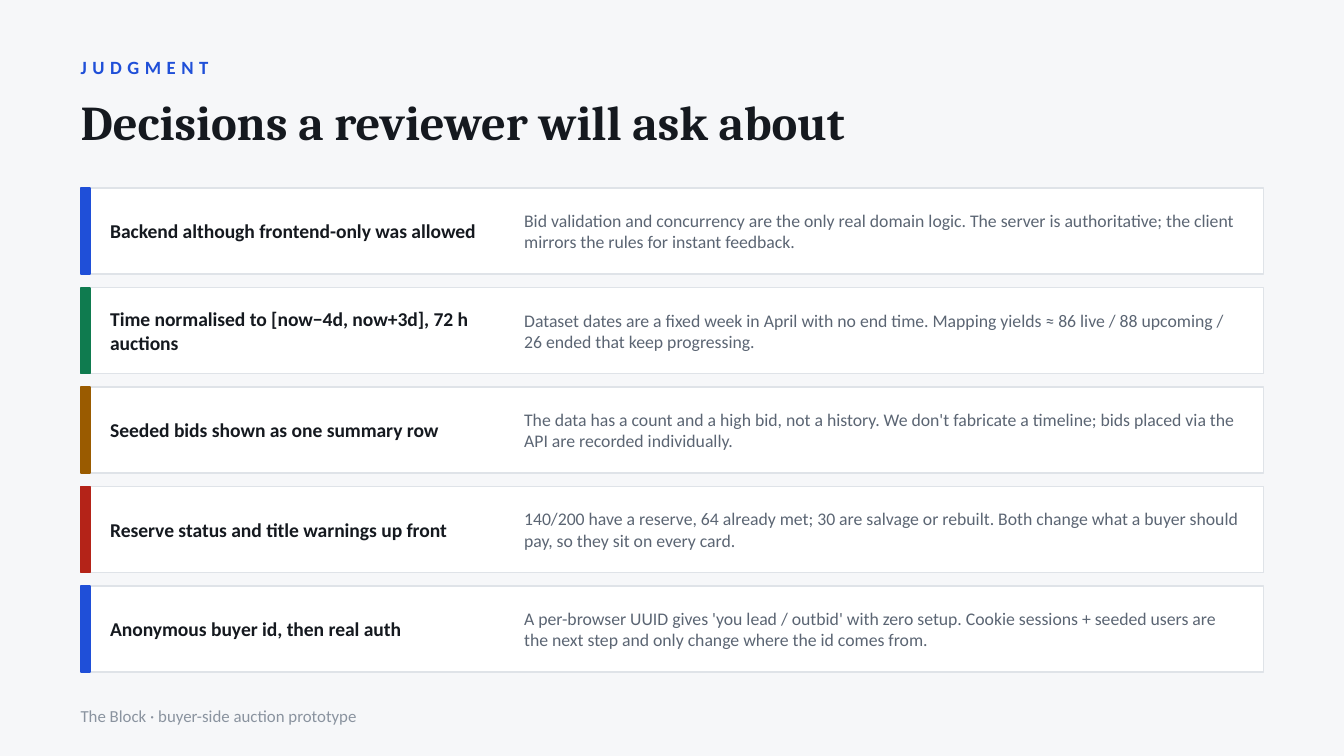
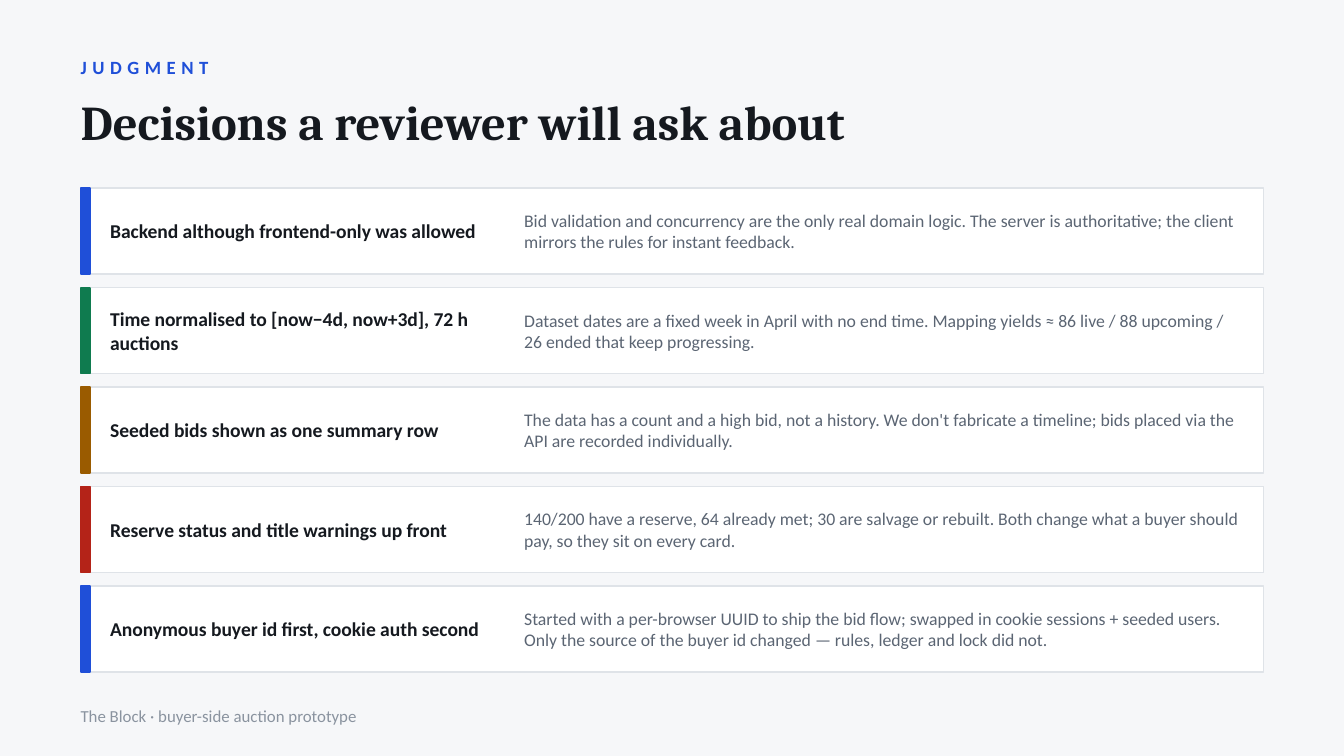
Before and after one commit to mah-kamran/the-block, a slide deck: slide 7 of docs/the-block-overview.pptx (slide 6 before the commit). Drawn at 1344x756 pixels with LibreOffice and Linux fonts; fonts in the diff are those of the drawing. Boxes give left, top, right and bottom in pixels: in the first picture for what was removed or moved away, otherwise in the second. Text is boxed around its words. In the diff, an @@ line names an element or a change of style, - is before the commit and + after.

```diff
--- a/docs/the-block-overview.pptx
+++ b/docs/the-block-overview.pptx
@@ text at (110,622,479,639): text changed @@
-Anonymous buyer id, then real auth
+Anonymous buyer id first, cookie auth second
@@ text at (524,612,1220,649): text changed @@
-A per-browser UUID gives 'you lead / outbid' with zero setup. Cookie sessions + seeded users are the next step and only change where the id comes from.
+Started with a per-browser UUID to ship the bid flow; swapped in cookie sessions + seeded users. Only the source of the buyer id changed — rules, ledger and lock did not.
```
Also in this commit, not shown: 4 other slides changed, 1 slide added, 28 other files.
